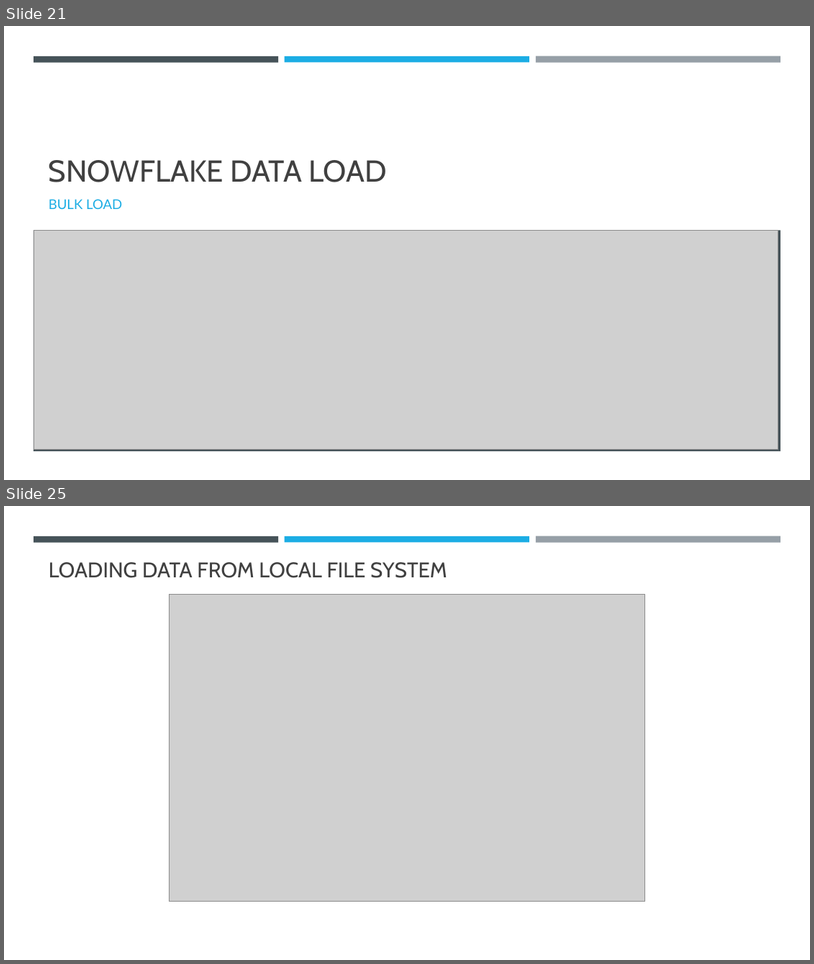
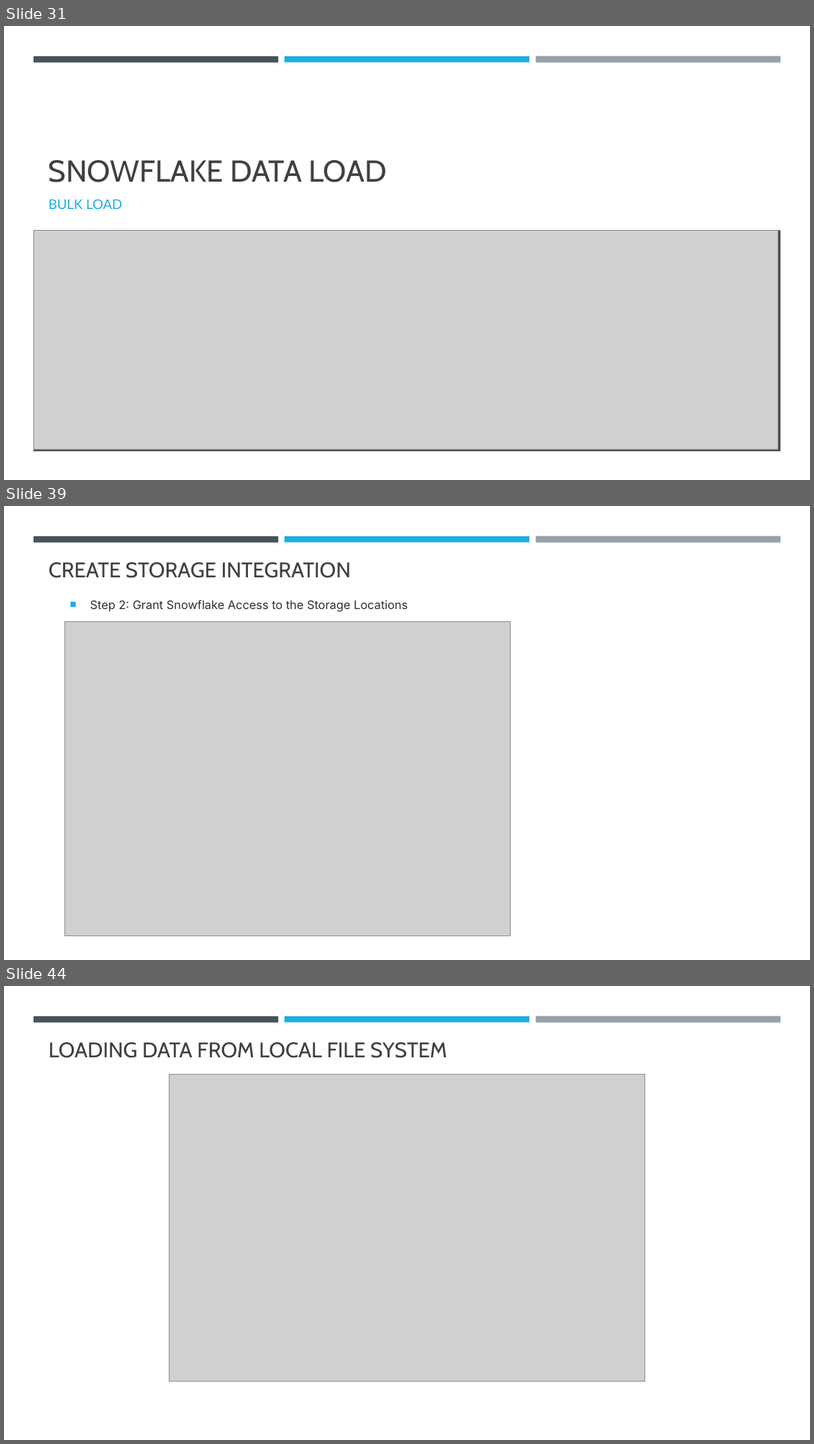
Before and after one commit to umeshmahajan/azure-brainworks2023, a slide deck: docs/Azure-Snowflake.pptx. Shown one above the other, each under a label of ours: slides 21 and 25 before the commit, slides 31, 39 and 44 after it; the slides between them are not shown. The pictures are 814x964 and 814x1444 pixels, drawn with LibreOffice and Linux fonts; fonts in the diff are those of the drawing; grey boxes stand for pictures. Boxes give left, top, right and bottom in pixels: in the first picture for what was removed or moved away, otherwise in the second. Text is boxed around its words. In the diff, an @@ line names an element or a change of style, - is before the commit and + after.

```diff
--- a/docs/Azure-Snowflake.pptx
+++ b/docs/Azure-Snowflake.pptx
@@ slide 39 added at bbox=[4, 506, 810, 960], background #FFFFFF; not listed: 3 template elements that a slide beside it also shows @@
@@ title added at bbox=[49, 562, 351, 578], 25.2 pt, text #404040 @@
+CREATE STORAGE INTEGRATION
@@ text added at bbox=[90, 600, 408, 612], 14 pt, text #2C2F34 @@
+  ■ Step 2: Grant Snowflake Access to the Storage Locations
@@ picture added at bbox=[65, 621, 510, 936] @@
@@ what was slide 21 is now slide 31 @@
@@ what was slide 25 is now slide 44 @@
```
Also in this commit, not shown: 2 slides changed, 20 other slides added, 2 slides removed, 7 other files.
